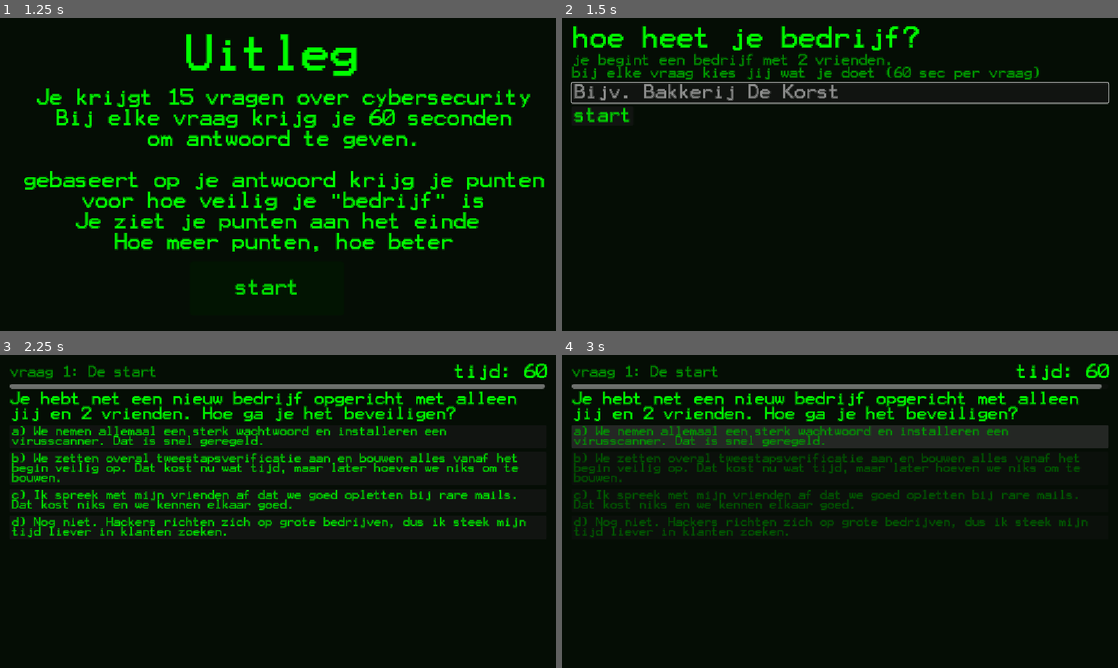
Above: before the commit, frames 1-4 (two rows, left to right).
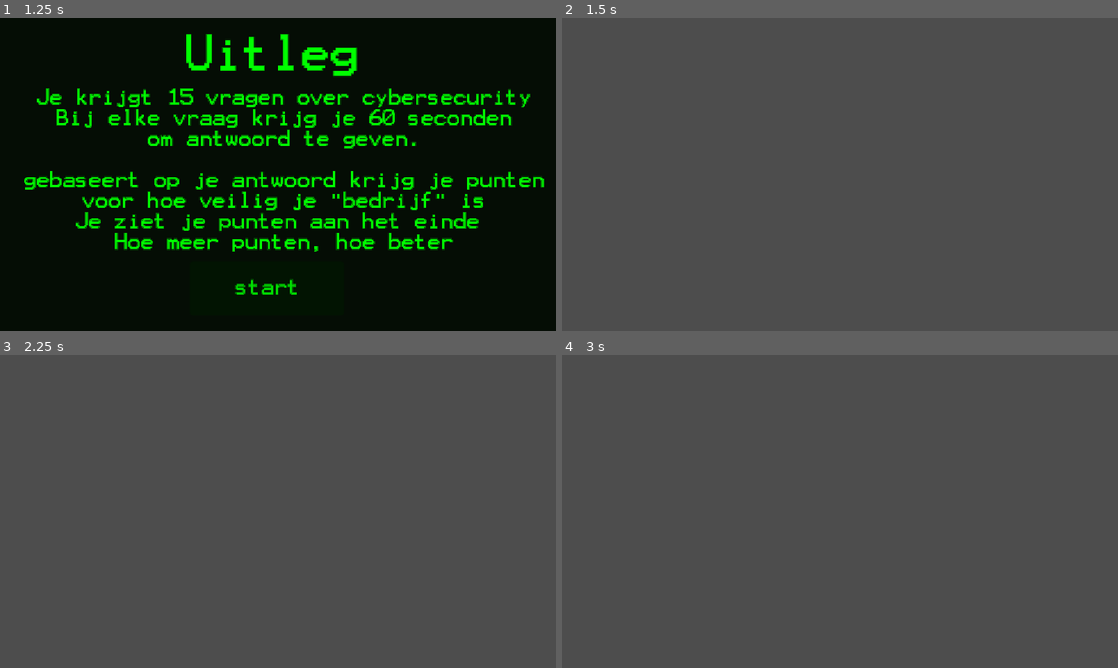
Above: after the commit, the same moments.

Repository: shinyrezz/pws-quiz
Game: Godot game, scene res://node_2d.tscn
Two runs of this game, one before a commit and one after it. Both use one fixed random seed, a clock stepped at 60 frames per second and the inputs below.
Inputs (mouse positions are in pixels of both pictures, inside the frame that each line leads up to):
- Up to frame 1 (1.25 s): click "start" at 0.5 s
- Up to frame 2 (1.5 s): click "start" at 1.25 s
- Up to frame 3 (2.25 s): click (38, 452) at 2 s, where only the run before the commit has a clickable "start"
- Up to frame 4 (3 s): click (840, 436) at 2.75 s, where only the run before the commit has a clickable "a) We nemen allemaal een ster…"

Frame 1 is identical in both runs. In frame 2, 100% of the frame differs, in the area x 0-100%, y 0-100%; in frame 3, 100%; in frame 4, 100%.
Error after the commit: Parse Error: Expected indented block after lambda declaration. (res://code/questions.gd:207)

Commit message:
Update questions.gd

Diff:
--- a/code/questions.gd
+++ b/code/questions.gd
@@ -192,10 +192,20 @@
 	if index < QuizData.QUESTIONS.size():
 		_show_question()
 	else:
-		_show_result()
+		_hackscreen()
 
 
 # ---------- 3. resultaat, code en QR ----------
+func _hackscreen() -> void:
+	var websitepublish = Button.new()
+	websitepublish.set_meta("foo", 42)
+	websitepublish.text = "publish website"
+	websitepublish.font("res://terminal 16 unicode.ttf")
+	websitepublish.pressed.connect(websitepushished.bind(websitepublish))
+	add_child(websitepublish)
+
+	func websitepublished() -> void:
+
 
 func _score() -> int:
 	var s := 0
